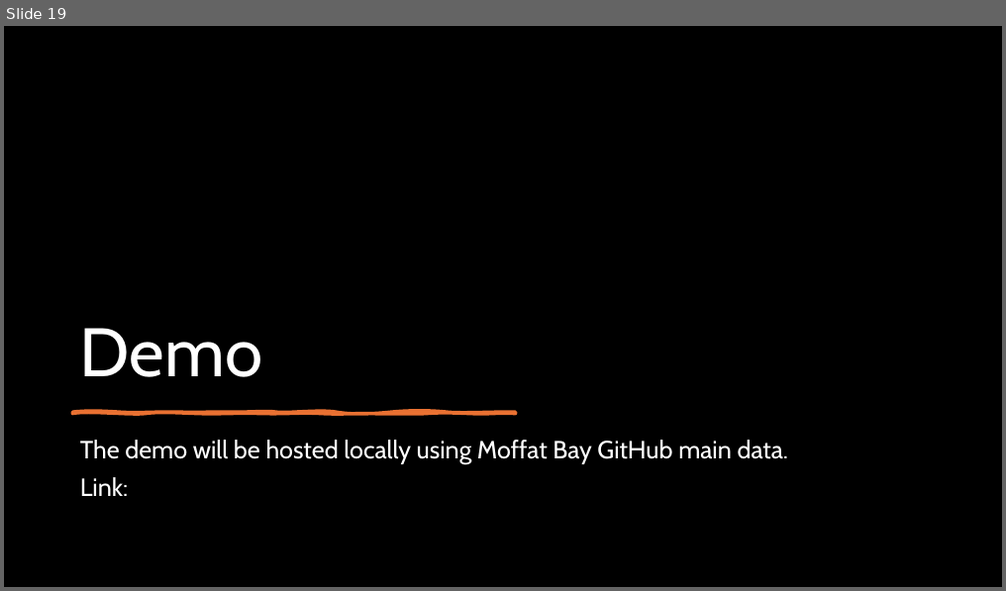
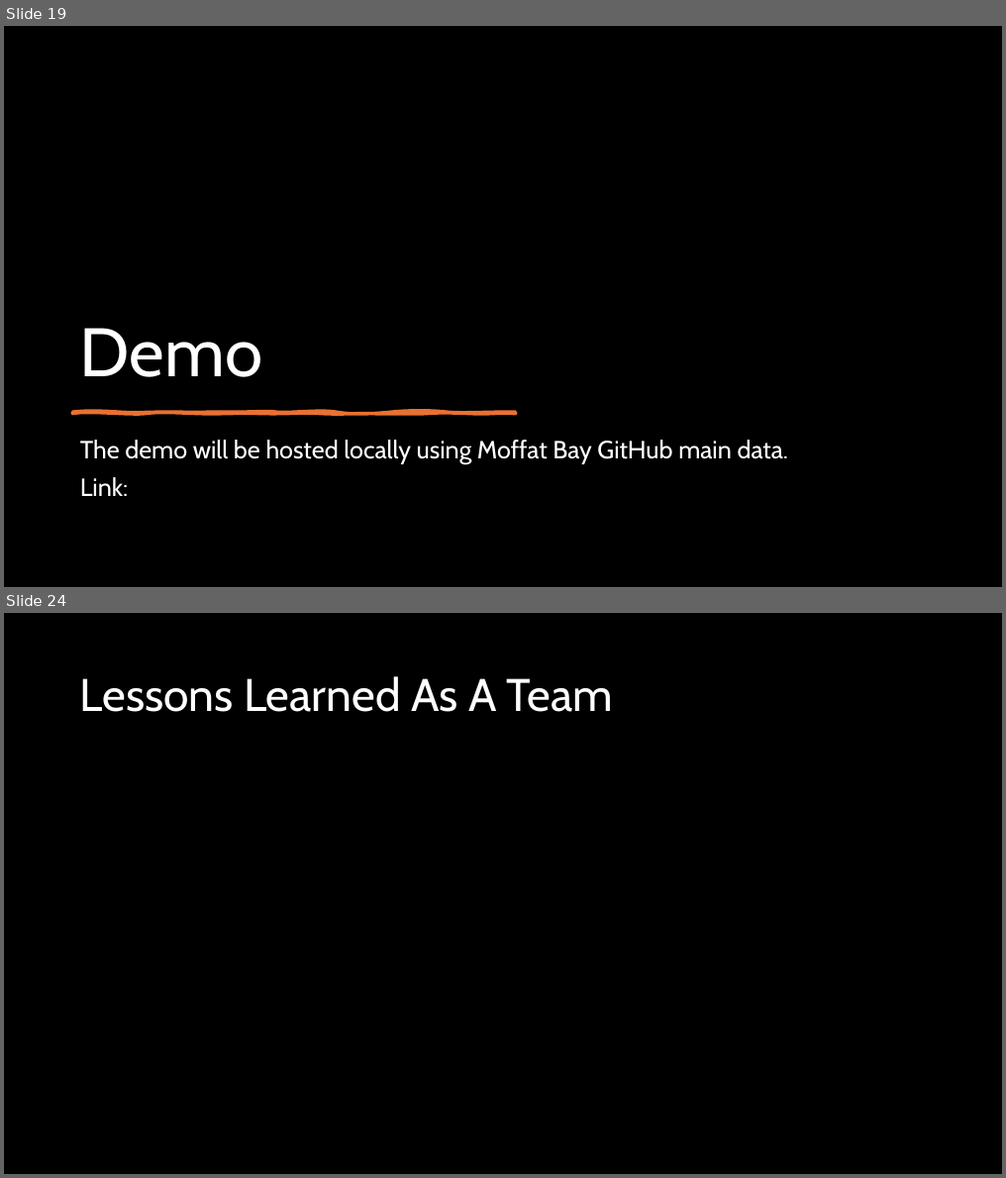
Before and after one commit to falkreon/MoffatBay, a slide deck: presentation/Moffat-Bay-Lodge.pptx. Shown one above the other, each under a label of ours: slide 19 before the commit, slides 19 and 24 after it; the slides between them are not shown. The pictures are 1006x591 and 1006x1178 pixels, drawn with LibreOffice and Linux fonts; fonts in the diff are those of the drawing. Boxes give left, top, right and bottom in pixels: in the first picture for what was removed or moved away, otherwise in the second. Text is boxed around its words. In the diff, an @@ line names an element or a change of style, - is before the commit and + after.

```diff
--- a/presentation/Moffat-Bay-Lodge.pptx
+++ b/presentation/Moffat-Bay-Lodge.pptx
@@ slide 24 added at box(4, 613, 1002, 1174), background #000000 @@
@@ title added at box(80, 676, 613, 712), 44 pt, text #FFFFFF @@
+Lessons Learned As A Team
```
Also in this commit, not shown: 2 slides changed, 7 other slides added, 2 slides removed.
